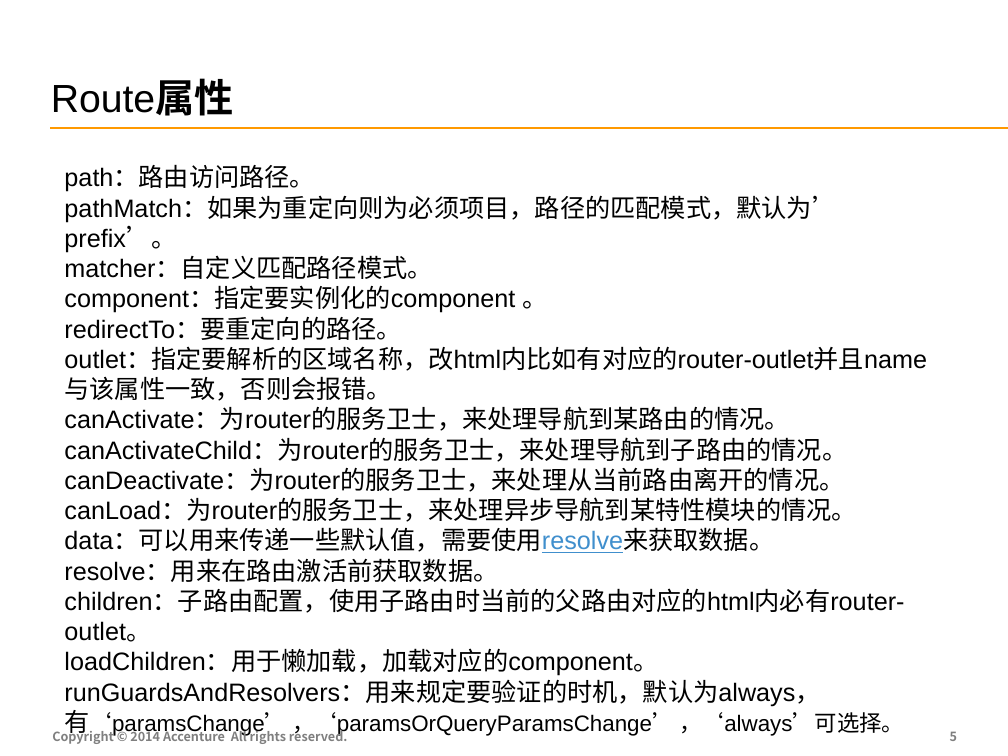
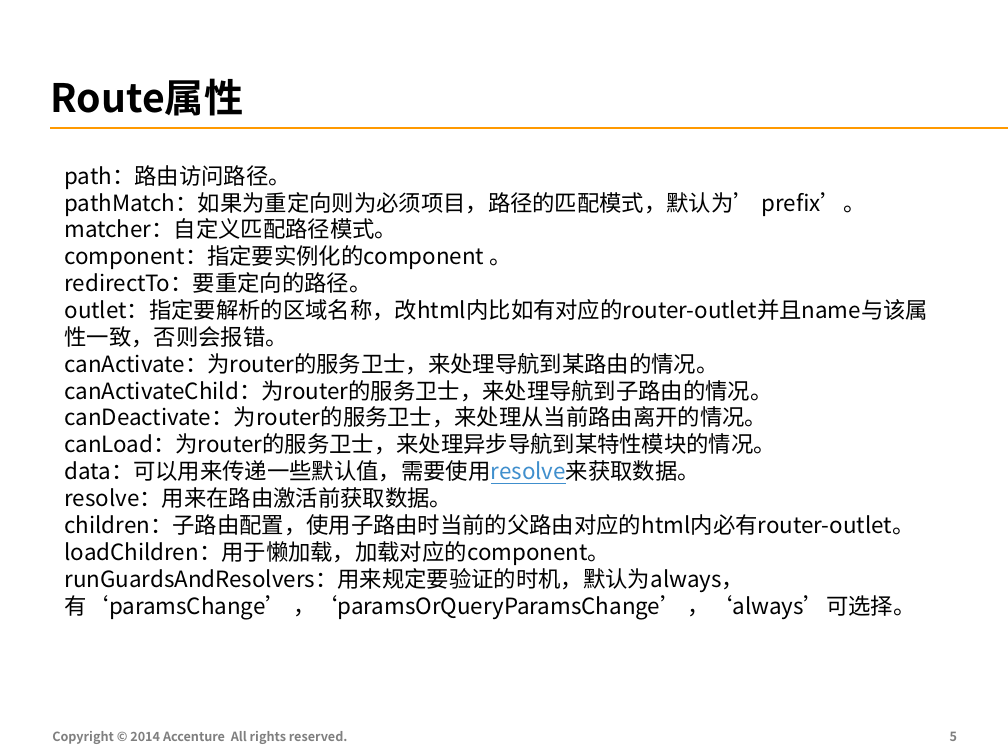
Before and after one commit to FS-Angular-Interest-Group/AngularTraining, a slide deck: slide 6 of PPT/04-Accenture-FS-Angular-Router.pptx. Drawn at 1008x756 pixels with LibreOffice and Linux fonts; fonts in the diff are those of the drawing. Boxes give left, top, right and bottom in pixels: in the first picture for what was removed or moved away, otherwise in the second. Text is boxed around its words. In the diff, an @@ line names an element or a change of style, - is before the commit and + after.

```diff
--- a/PPT/04-Accenture-FS-Angular-Router.pptx
+++ b/PPT/04-Accenture-FS-Angular-Router.pptx
@@ text "Route属性" at [51, 78, 243, 116]: font Arial to Noto Sans CJK SC, bold on in "Route属性" @@
@@ text "path：路由访问路径。" at [64, 165, 928, 619]: size 18 to 16 pt, font Arial to Noto Sans CJK SC @@
```
Also in this commit, not shown: 5 other slides changed.
